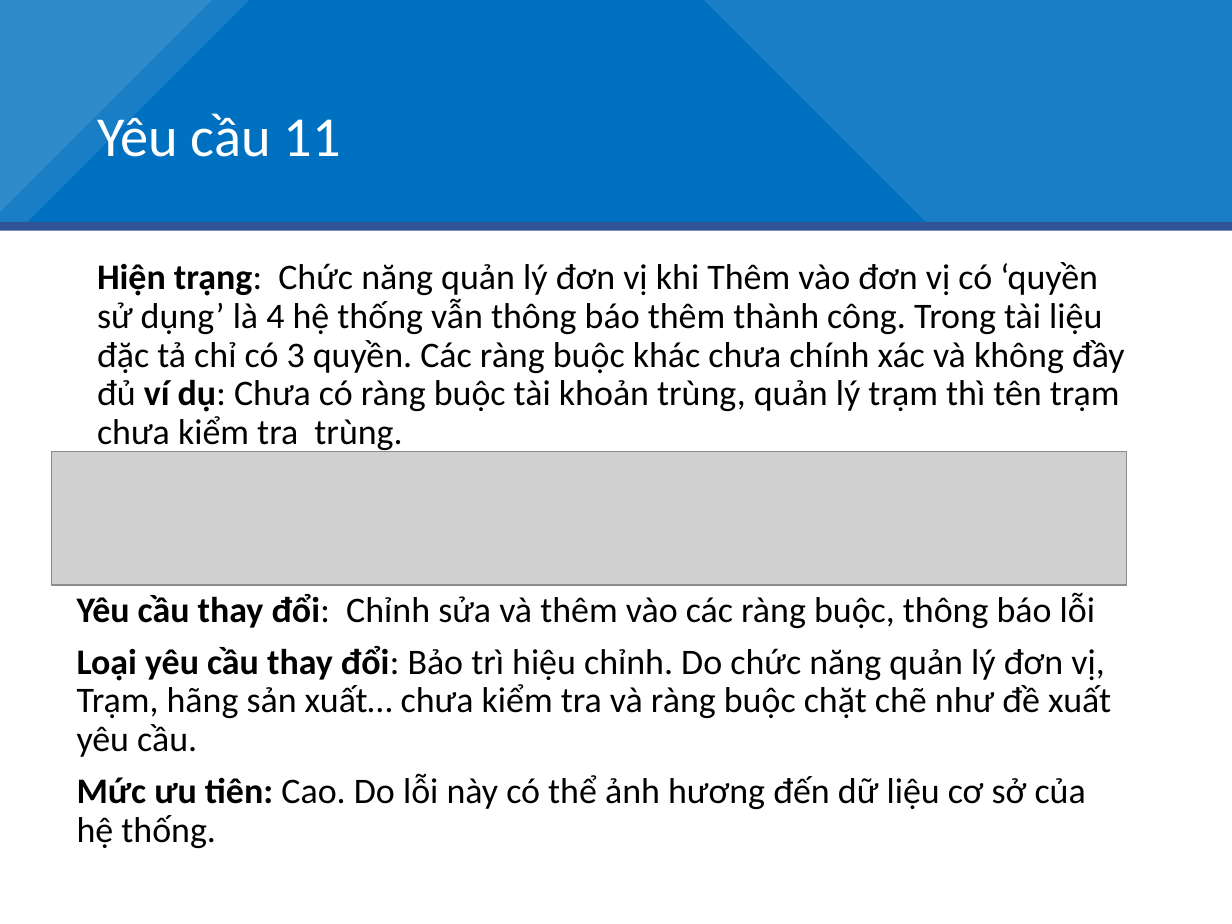
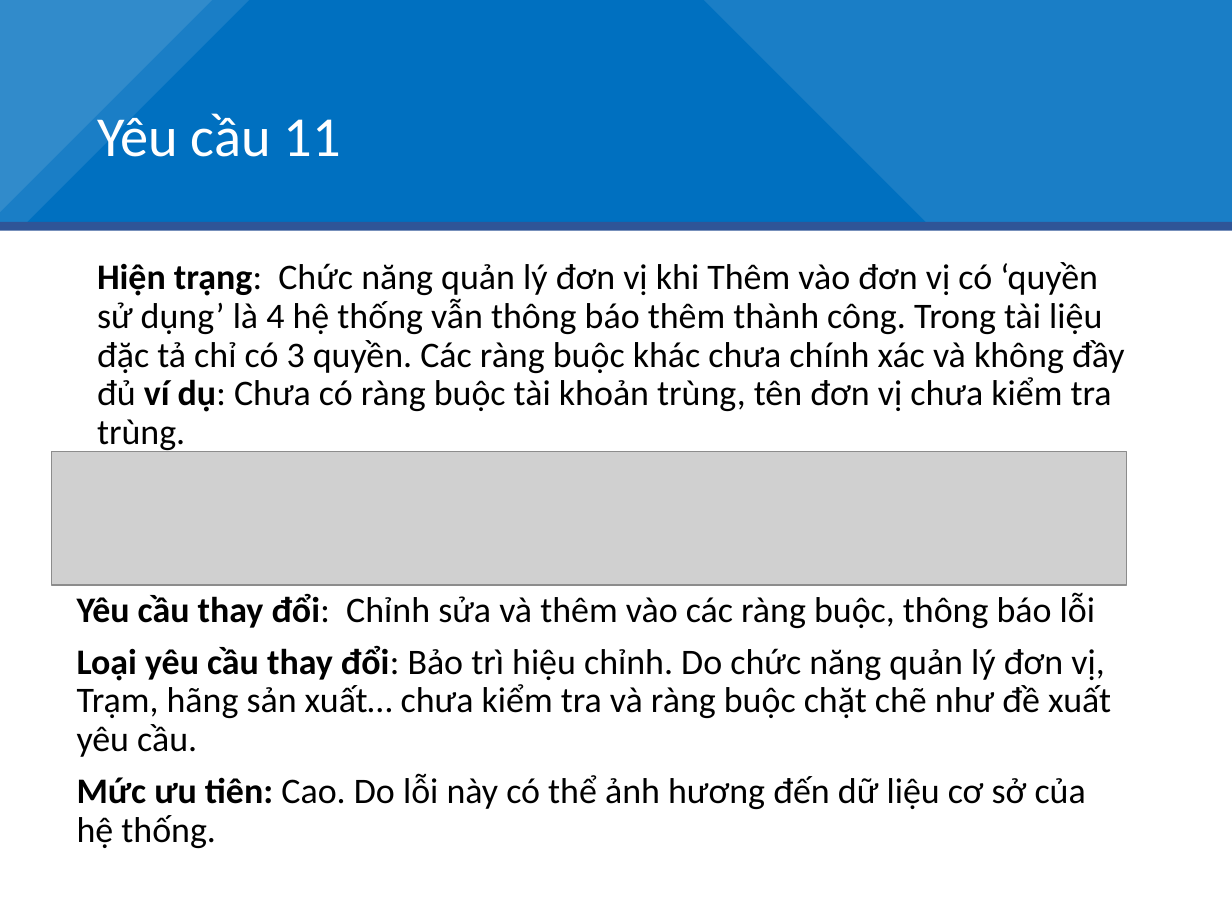
Before and after one commit to duduct/BaoTriPhanMem, a slide deck: slide 39 of BaiTap2/BT01_BT2_Slide.pptx. Drawn at 1232x924 pixels with LibreOffice and Linux fonts; fonts in the diff are those of the drawing; grey boxes stand for pictures. Boxes give left, top, right and bottom in pixels: in the first picture for what was removed or moved away, otherwise in the second. Text is boxed around its words. In the diff, an @@ line names an element or a change of style, - is before the commit and + after.

```diff
--- a/BaiTap2/BT01_BT2_Slide.pptx
+++ b/BaiTap2/BT01_BT2_Slide.pptx
@@ text at (97, 262, 1125, 453): text changed @@
-Hiện trạng: Chức năng quản lý đơn vị khi Thêm vào đơn vị có ‘quyền sử dụng’ là 4 hệ thống vẫn thông báo thêm thành công. Trong tài liệu đặc tả chỉ có 3 quyền. Các ràng buộc khác chưa chính xác và không đầy đủ ví dụ: Chưa có ràng buộc tài khoản trùng, quản lý trạm thì tên trạm chưa kiểm tra trùng.
+Hiện trạng: Chức năng quản lý đơn vị khi Thêm vào đơn vị có ‘quyền sử dụng’ là 4 hệ thống vẫn thông báo thêm thành công. Trong tài liệu đặc tả chỉ có 3 quyền. Các ràng buộc khác chưa chính xác và không đầy đủ ví dụ: Chưa có ràng buộc tài khoản trùng, tên đơn vị chưa kiểm tra trùng.
```
Also in this commit, not shown: 4 other slides changed.
